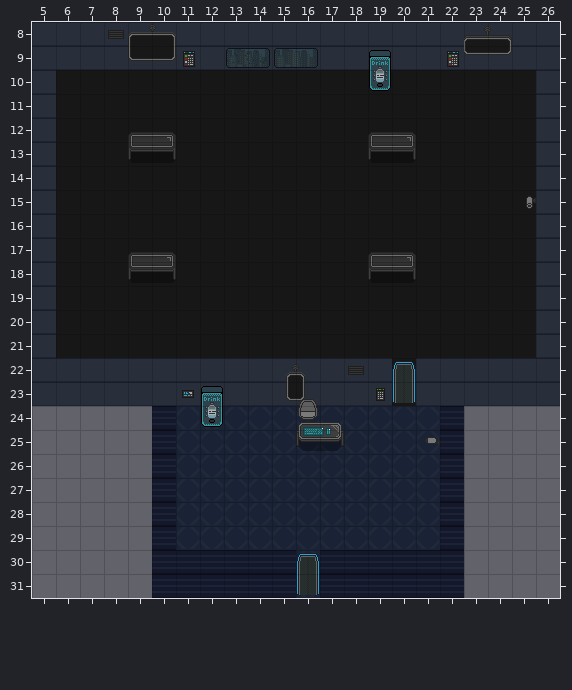
One commit to this Tiled map: src/ZeroFootprintSociety/Content/Maps/SampleCorporate.tmx. The picture above was drawn from the file before the commit.
Cells are 24x24 px. Shown: x 5..26, y 8..31.
And afterwards:
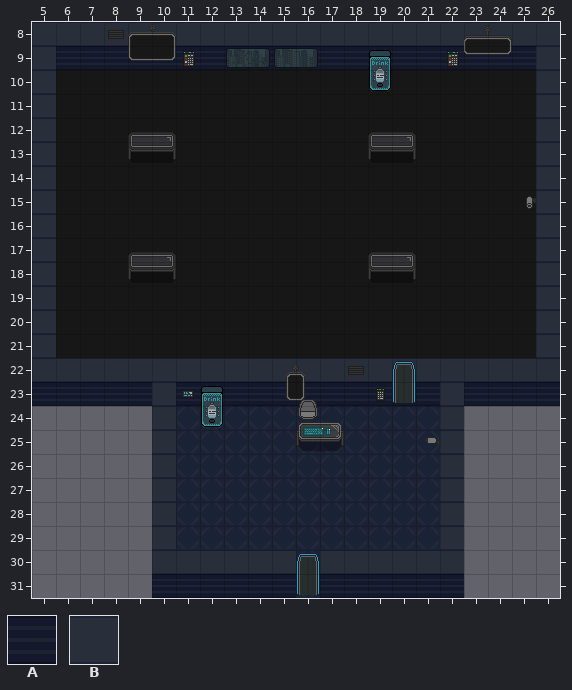
Key: from "Corporation": A 21, B 23.
_ is an empty cell.
From old to new:
Layer "Walls":
y 9: x 6..25 BBBBBBBBBBBBBBBBBBBB -> AAAAAAAAAAAAAAAAAAAA
y 22: x 20 _ -> B
y 23: x 5..9 BBBBB -> AAAAA; x 11..21 BBBBBBBBB_B -> AAAAAAAAAAA; x 23..26 BBBB -> AAAA
y 24..29: x 10 A -> B; x 22 A -> B
y 30: x 10..15 AAAAAA -> BBBBBB; x 17..22 AAAAAA -> BBBBBB
